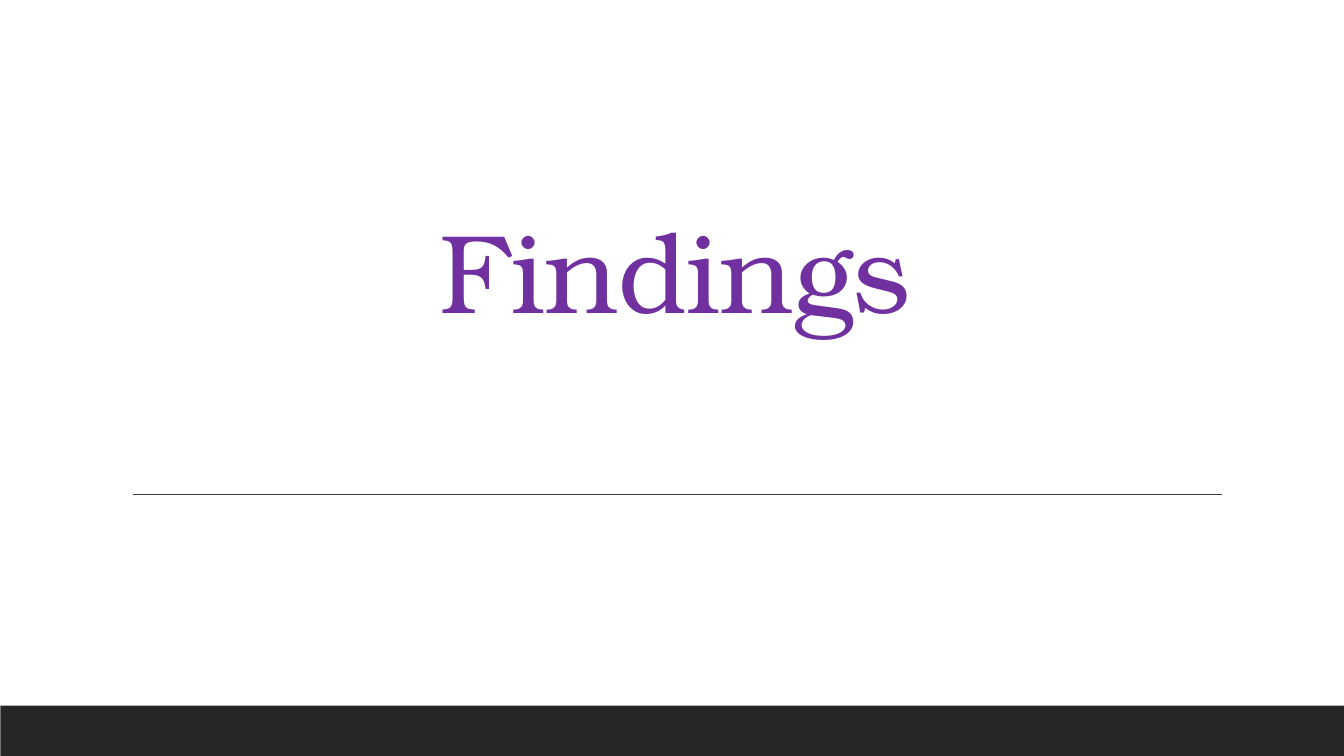
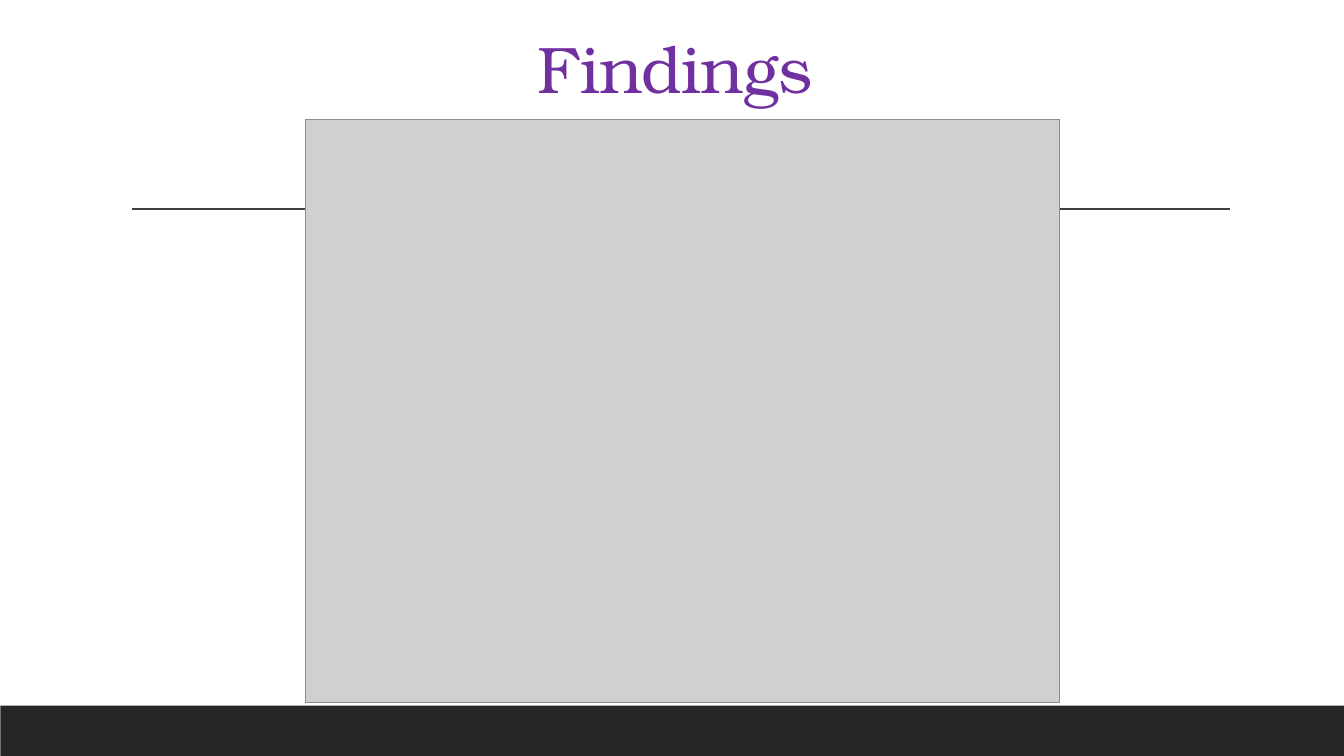
Before and after one commit to mdpickett2/pushnpull, a slide deck: slide 13 of Health and Socio-Economic Factors.pptx (slide 15 before the commit). Drawn at 1344x756 pixels with LibreOffice and Linux fonts; fonts in the diff are those of the drawing; grey boxes stand for pictures. Boxes give left, top, right and bottom in pixels: in the first picture for what was removed or moved away, otherwise in the second. Text is boxed around its words. In the diff, an @@ line names an element or a change of style, - is before the commit and + after.

```diff
--- a/Health and Socio-Economic Factors.pptx
+++ b/Health and Socio-Economic Factors.pptx
@@ title "Findings": place and size @@
-title "Findings" at (439, 232, 911, 338)
+title "Findings" at (538, 46, 813, 109)
@@ title "Findings" at (538, 46, 813, 109): size 80 to 47 pt @@
@@ picture added at (307, 120, 1060, 703) @@
@@ line moved from (133, 495) - (1222, 495) to (132, 210) - (1231, 210) @@
```
Also in this commit, not shown: 14 other slides changed, 11 slides added, 11 slides removed, 3 other files.
